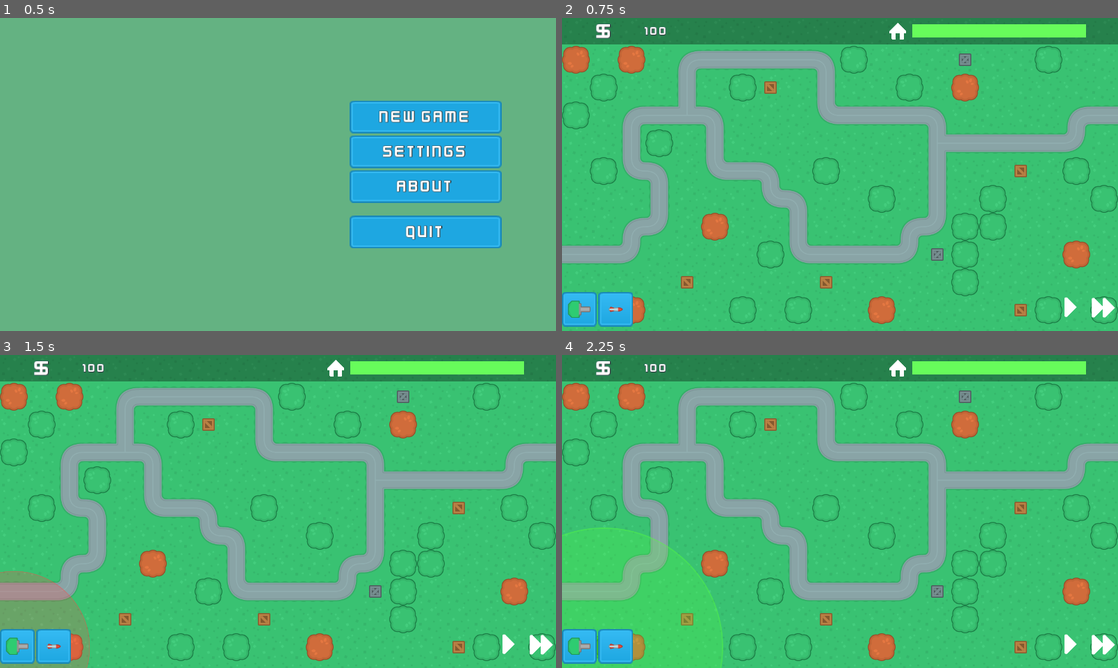
Above: before the commit, frames 1-4 (two rows, left to right).
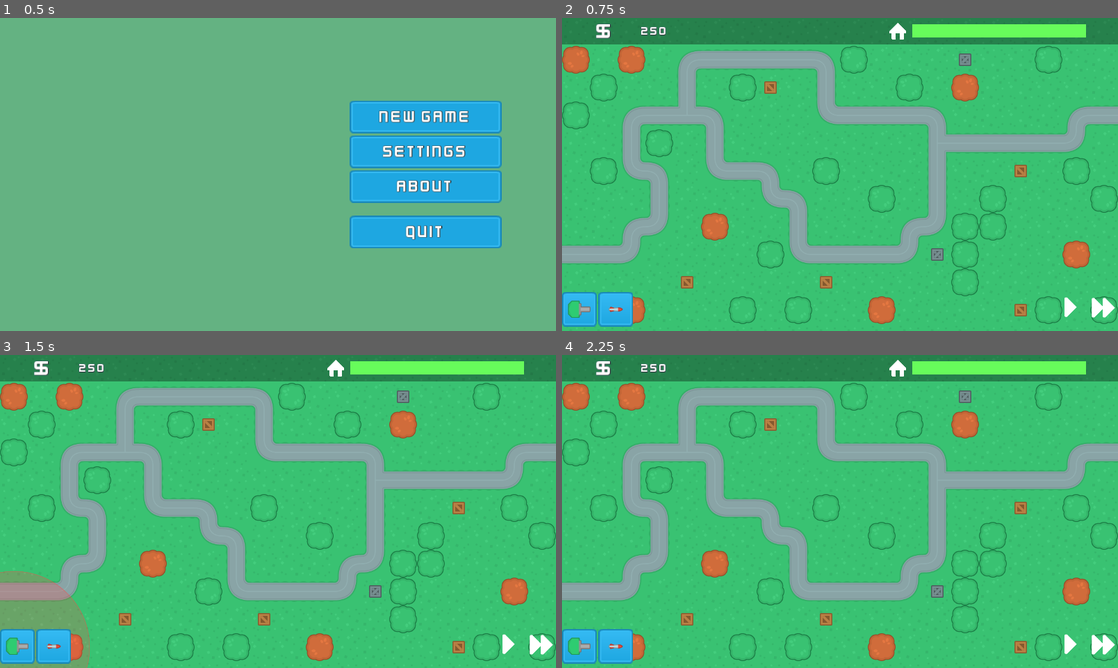
Above: after the commit, the same moments.

Repository: probitie/towerdefence
Game: Godot game, scene res://SceneHandler.tscn
The game is run twice, just before and just after one commit, with the same random seed, the same clock (stepped at 60 frames per second) and the same inputs.
Inputs (mouse positions are in pixels of both pictures, inside the frame that each line leads up to):
- Up to frame 1 (0.5 s): no input
- Up to frame 2 (0.75 s): click "New Game" at 0.5 s
- Up to frame 3 (1.5 s): click (16, 646) at 1.25 s
- Up to frame 4 (2.25 s): click (617, 646) at 2 s

Frame 1 is identical in both runs. In frame 2, less than 0.1% of the frame differs, in the area x 14-17%, y 2-6%; in frame 3, less than 0.1%; in frame 4, 1.7%, in the area x 0-29%, y 2-100%.

Commit message:
price for turrets, subtracting from user's money

Diff:
--- a/scenes/main/GameScene.gd
+++ b/scenes/main/GameScene.gd
@@ -13,11 +13,13 @@
 var enemies_in_wave = 0
 
 var base_health = 100
+var start_money = 250
 
 func _ready():
 	map_node = $Map1
 	for i in get_tree().get_nodes_in_group("build_buttons"):
 		i.connect("pressed", self, "initiate_build_mode", [i.get_name()])
+	$UI.set_money(start_money)
 
 func _process(delta):
 	if build_mode:
@@ -69,6 +71,9 @@
 	if build_mode:
 		cancel_build_mode()
 	build_type = tower_type + "T1"
+	if not $UI.can_buy(GameData.tower_data[build_type]["price"]):
+		print("can not buy this item")
+		return
 	build_mode = true
 	$UI.set_tower_preview(build_type, get_global_mouse_position())
 
@@ -98,5 +103,6 @@
 		new_tower.type = build_type
 		new_tower.category = GameData.tower_data[build_type]["category"]
 		new_tower.built = true
+		$UI.buy(GameData.tower_data[build_type]["price"])
 		map_node.get_node("Turrets").add_child(new_tower, true)
 		map_node.get_node("TowerExclusion").set_cellv(build_tile, 6)
--- a/scenes/main/UI.gd
+++ b/scenes/main/UI.gd
@@ -2,6 +2,8 @@
 
 onready var hp_bar = $HUD/InfoBar/H/HP
 onready var hp_bar_tween = $HUD/InfoBar/H/HP/Tween
+
+var money = 0
 
 
 func set_tower_preview(tower_type, mouse_position):
@@ -68,3 +70,21 @@
 		hp_bar.set_tint_progress("e1be32")
 	else:
 		hp_bar.set_tint_progress("e11e1e")
+
+func get_money():
+	return money
+
+func set_money(new_value):
+	money = new_value
+	_update_money_label()
+
+# return result of buying
+func can_buy(price):
+	return (money - price) > 0
+
+func buy(price):
+	money -= price
+	_update_money_label()
+
+func _update_money_label():
+	$HUD/InfoBar/H/Money.text = str(money)
--- a/scenes/support/ProjectileImpact.tscn
+++ b/scenes/support/ProjectileImpact.tscn
@@ -16,7 +16,7 @@
 } ]
 
 [node name="ProjectileImpact" type="AnimatedSprite"]
-scale = Vector2( 0.6, 0.6 )
+scale = Vector2( 0.7, 0.7 )
 frames = SubResource( 1 )
 speed_scale = 2.0
 script = ExtResource( 6 )
--- a/singletons/GameData.gd
+++ b/singletons/GameData.gd
@@ -1,6 +1,6 @@
 extends Node
 
 var tower_data = {
-	"GunT1": {"damage": 20, "rof": 0.3, "range": 350, "category": "Projectile"},
-	"MissleT1": {"damage": 100, "rof": 3, "range": 550, "category": "Missile"}
+	"GunT1": {"damage": 20, "rof": 0.3, "range": 350, "category": "Projectile", "price": 100},
+	"MissleT1": {"damage": 100, "rof": 3, "range": 550, "category": "Missile", "price": 400}
 }
